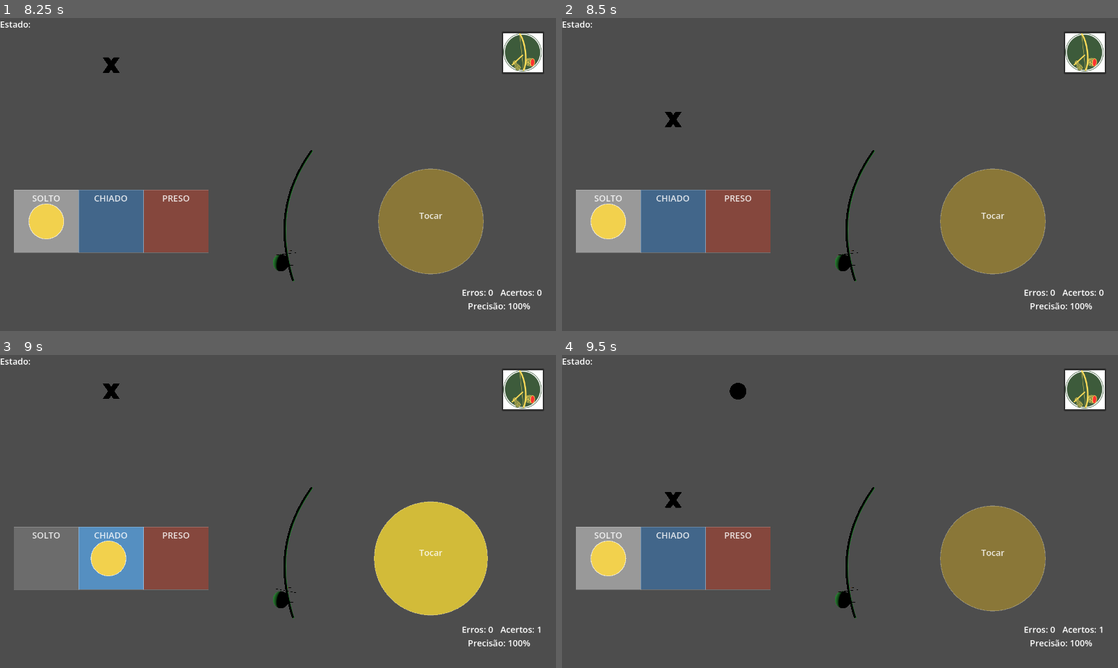
Above: before the commit, frames 1-4 (two rows, left to right).
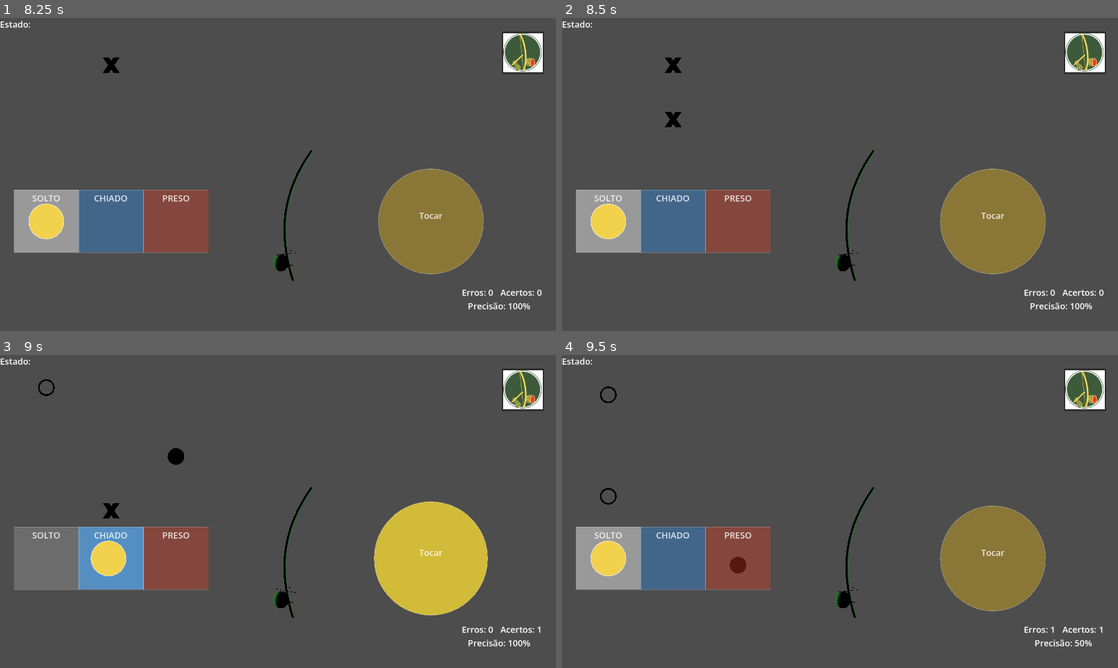
Above: after the commit, the same moments.

Repository: frsbrito/berimbau-3d
Game: Godot game, scene res://scenes/menu_principal.tscn
Same seed, same stepped clock (60 frames per second), same inputs: the game is played once before the commit and once after it.
Inputs (mouse positions are in pixels of both pictures, inside the frame that each line leads up to):
- Up to frame 1 (8.25 s): click "Jogar" at 0.5 s; click (522, 52) at 1.25 s; click (161, 124) at 2 s; click (278, 124) at 2.75 s; click (394, 124) at 3.5 s; click "Toque de Angola" at 4.25 s; click "Toque de São Bento Grande" at 5 s; click "Lento" at 5.75 s; click "Equilibrado" at 6.5 s; click "Rápido" at 7.25 s; click "Fechar" at 8 s
- Up to frame 2 (8.5 s): no input
- Up to frame 3 (9 s): move the mouse to (400, 495) at 8.77 s; hold 2 (dobrao_chiado) from 8.78 s (still down); click (400, 495) at 8.92 s
- Up to frame 4 (9.5 s): keep holding 2 (dobrao_chiado)

Frame 1 is identical in both runs. In frame 2, 0.1% of the frame differs, in the area x 18-22%, y 12-18%; in frame 3, 0.4%; in frame 4, 0.6%, in the area x 6-96%, y 8-94%.

Commit message:
Implementa repiques: variações do toque inseridas aleatoriamente por ciclo

Diff:
--- a/scenes/main.gd
+++ b/scenes/main.gd
@@ -2,7 +2,7 @@
 
 signal partida_encerrada(acertos: int, erros: int, total: int)
 
-const LIMITE_NOTAS = 20
+const LIMITE_NOTAS = 40
 
 # --- Constantes ---
 var sons_viola_solto = [
@@ -67,6 +67,7 @@
 
 # --- Variáveis do Jogo ---
 var toque_index = 0
+var ciclo_atual: Array = []
 var notas_na_zona = []
 var total_acertos = 0
 var total_erros = 0
@@ -74,6 +75,7 @@
 var notas_ativas = 0
 var aguardando_fim = false
 func _ready():
+	ciclo_atual = GameData.get_toque_atual_array()
 	partida_encerrada.connect(hud._on_partida_encerrada)
 	_ajustar_layout()
 
@@ -168,17 +170,13 @@
 		_verificar_fim_de_partida()
 		return
 
-	var array_do_toque = GameData.get_toque_atual_array()
-
-	if toque_index >= array_do_toque.size():
-		toque_index = 0
-
-	var nota_data    = array_do_toque[toque_index]
+	if toque_index == 0:
+		ciclo_atual = _escolher_ciclo()
+
+	var nota_data    = ciclo_atual[toque_index]
 	var tipo_da_nota = nota_data[0]
 	var intervalo    = nota_data[1] * GameData.velocidade_atual
-	toque_index = (toque_index + 1) % array_do_toque.size()
-
-	timer_gerador.wait_time = intervalo
+	toque_index = (toque_index + 1) % ciclo_atual.size()
 
 	notas_ativas += 1
 	var nova_nota = NOTA_SCENE.instantiate()
@@ -193,6 +191,15 @@
 
 	pistas_container.add_child(nova_nota)
 	nova_nota.setup(tipo_da_nota)
+	timer_gerador.start(intervalo)
+
+func _escolher_ciclo() -> Array:
+	var prob = GameData.get_probabilidade_repique()
+	if prob > 0.0 and randf() < prob:
+		var rep = GameData.get_repique_aleatorio()
+		if not rep.is_empty():
+			return rep
+	return GameData.get_toque_atual_array()
 
 func _on_zona_de_acerto_area_entered(area: Area2D) -> void:
 	notas_na_zona.append(area)
--- a/scripts/GameData.gd
+++ b/scripts/GameData.gd
@@ -9,41 +9,77 @@
 const TIPO_CHIADO = 2
 const TIPO_PRESO = 3
 
+const REPIQUE_NENHUM = 0
+const REPIQUE_BAIXO  = 1
+const REPIQUE_MEDIO  = 2
+const REPIQUE_ALTO   = 3
+
 # --- Multiplicador de Velocidade (1.0 = normal, 1.5 = lento, 0.7 = rápido) ---
 var velocidade_atual = 1.0
 
 # --- Configurações Selecionadas pelo Jogador ---
-var berimbau_atual = BERIMBAU_VIOLA
+var berimbau_atual   = BERIMBAU_VIOLA
 var toque_nome_atual = "Angola"
+var repique_nivel    = REPIQUE_NENHUM
 
 # --- Banco de Dados dos Toques ---
 # Cada nota: [tipo, intervalo_segundos]
 # Tipos: 1 = Solto, 2 = Chiado, 3 = Preso
 var toques = {
 	"Angola": [
-		[TIPO_CHIADO, 0.7],
-		[TIPO_CHIADO, 0.7],
-		[TIPO_SOLTO,  1.0],
-		[TIPO_PRESO,  1.4],
+		[TIPO_CHIADO, 0.45],
+		[TIPO_CHIADO, 0.45],
+		[TIPO_SOLTO,  0.9],
+		[TIPO_PRESO,  1.45],
 	],
 	"SaoBentoGrande": [
-		[TIPO_CHIADO, 0.7],
-		[TIPO_CHIADO, 0.7],
-		[TIPO_PRESO,  1.0],
-		[TIPO_SOLTO,  0.7],
-		[TIPO_SOLTO,  0.7],
+		[TIPO_CHIADO, 0.35],
+		[TIPO_CHIADO, 0.35],
+		[TIPO_PRESO,  0.45],
+		[TIPO_SOLTO,  0.65],
+		[TIPO_SOLTO,  0.85],
 	],
 	"SaoBentoPequeno": [
-		[TIPO_CHIADO, 0.7],
-		[TIPO_CHIADO, 0.7],
-		[TIPO_PRESO,  1.0],
-		[TIPO_SOLTO,  1.4],
+		[TIPO_CHIADO, 0.35],
+		[TIPO_CHIADO, 0.35],
+		[TIPO_PRESO,  0.45],
+		[TIPO_SOLTO,  0.85],
 	],
 }
 
-# Função para pegar o array do toque atual
-func get_toque_atual_array():
+# --- Banco de Dados dos Repiques ---
+# Variações do toque principal inseridas aleatoriamente
+var repiques = {
+	"Angola": [
+		[[TIPO_SOLTO,  0.3], [TIPO_CHIADO, 0.3], [TIPO_SOLTO,  0.3], [TIPO_CHIADO, 0.45], [TIPO_PRESO,  1.45]],
+		[[TIPO_PRESO,  0.4], [TIPO_PRESO,  0.4], [TIPO_CHIADO, 0.45], [TIPO_SOLTO,  1.45]],
+	],
+	"SaoBentoGrande": [
+		[[TIPO_SOLTO,  0.25], [TIPO_SOLTO, 0.25], [TIPO_CHIADO, 0.35], [TIPO_PRESO, 0.45], [TIPO_SOLTO,  0.85]],
+		[[TIPO_PRESO,  0.3],  [TIPO_CHIADO, 0.3], [TIPO_PRESO,  0.35], [TIPO_SOLTO, 0.65], [TIPO_SOLTO,  0.85]],
+	],
+	"SaoBentoPequeno": [
+		[[TIPO_SOLTO,  0.25], [TIPO_CHIADO, 0.25], [TIPO_PRESO, 0.3], [TIPO_SOLTO, 0.85]],
+		[[TIPO_PRESO,  0.3],  [TIPO_PRESO,  0.3],  [TIPO_SOLTO, 0.45], [TIPO_CHIADO, 0.85]],
+	],
+}
+
+func get_toque_atual_array() -> Array:
 	if toques.has(toque_nome_atual):
 		return toques[toque_nome_atual]
-	else:
-		return toques["Angola"] # Fallback
+	return toques["Angola"]
+
+func get_probabilidade_repique() -> float:
+	match repique_nivel:
+		REPIQUE_BAIXO: return 0.15
+		REPIQUE_MEDIO: return 0.40
+		REPIQUE_ALTO:  return 0.70
+	return 0.0
+
+func get_repique_aleatorio() -> Array:
+	if not repiques.has(toque_nome_atual):
+		return []
+	var lista = repiques[toque_nome_atual]
+	if lista.is_empty():
+		return []
+	return lista[randi() % lista.size()]
